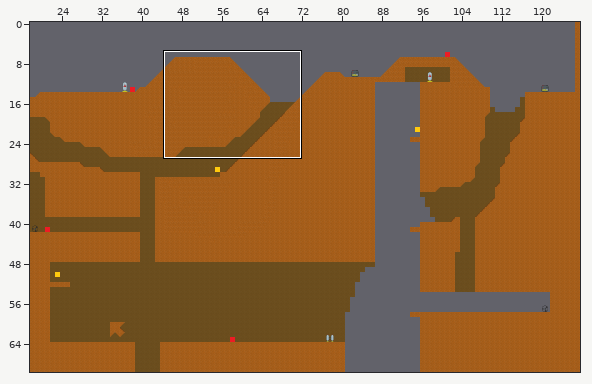
Tiled map, stored at build/maps/world.tmx. The picture above shows the old version from afar; the outline marks the close-up.
Close-up. Before the edit:
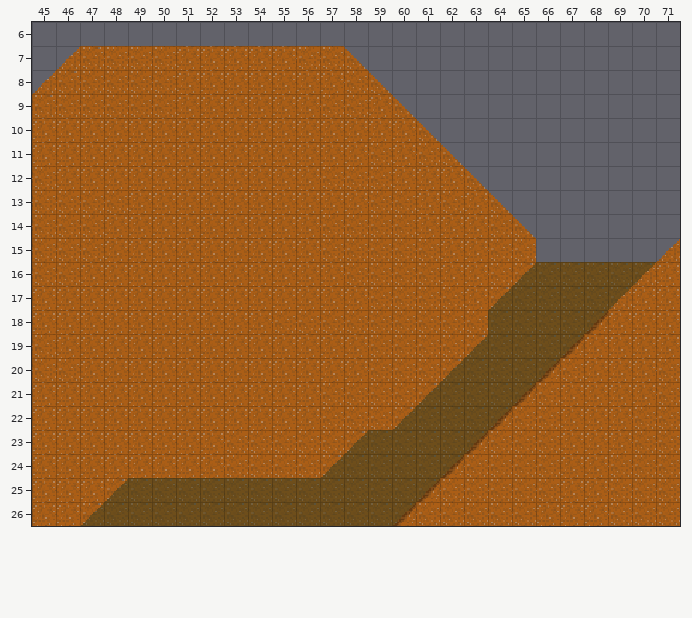
Cells are 16x16 px. Shown: x 45..71, y 6..26. The commit also changed other parts of the map, which this record leaves out. Tiles whose own drawing changed are shown in their newer look in all pictures.
Once edited:
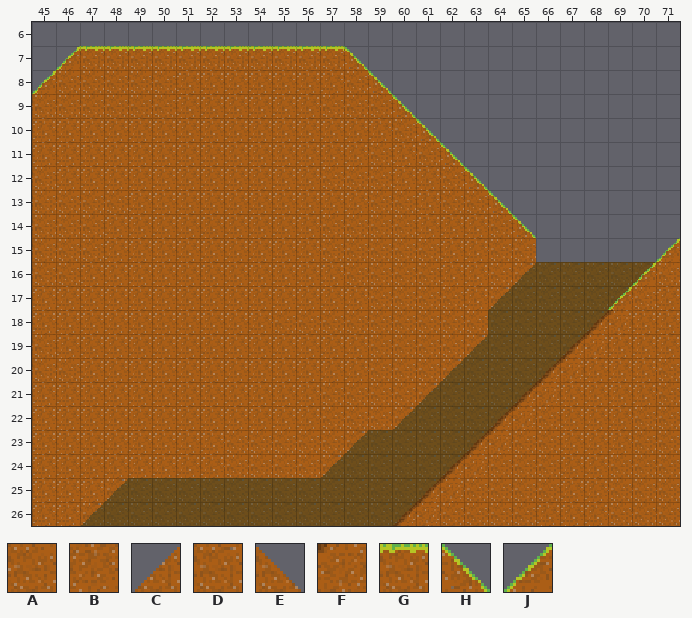
Key: from "tiles": A 3, B 3 turned 90, C 4, D 6, E 7, F 10, G 12, H 15, J 16.
_ is an empty cell.
Edits made:
Layer "background_2":
y 7: x 46 C -> J; x 58 E -> H
y 8: x 45 C -> J; x 59 E -> H
y 9: x 60 E -> H
y 10: x 61 E -> H
y 11: x 62 E -> H
y 12: x 63 E -> H
y 13: x 64 E -> H
y 14: x 65 E -> H
y 15: x 71 C -> J
y 16: x 70 C -> J
y 17: x 69 C -> J
Layer "physical":
y 7: x 47..57 DAAABBBBBAA -> GGGGGGGGGGG
y 8: x 46 D -> A
y 9: x 45 D -> A; x 59 B -> A
y 10: x 60 B -> A
y 12: x 62 B -> A
y 13: x 63 B -> A
y 16: x 71 B -> A
y 17: x 70 B -> A
y 18: x 69 B -> F
y 19: x 68 B -> F
y 20: x 67 A -> F
y 21: x 66 A -> F
y 22: x 65 A -> F
y 23: x 64 A -> F
y 24: x 63 A -> F
y 25: x 62 A -> F
y 26: x 61 A -> F
Where, in picture pixels (left, top, right, bottom), the same in both close-ups:
changed: (32, 46, 536, 238)
changed: (416, 238, 680, 526)
